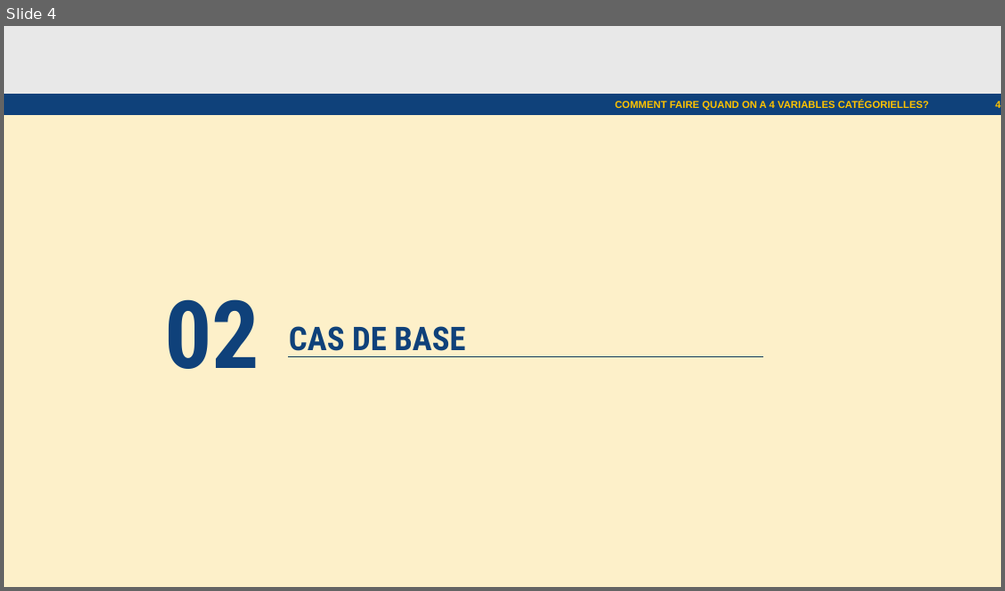
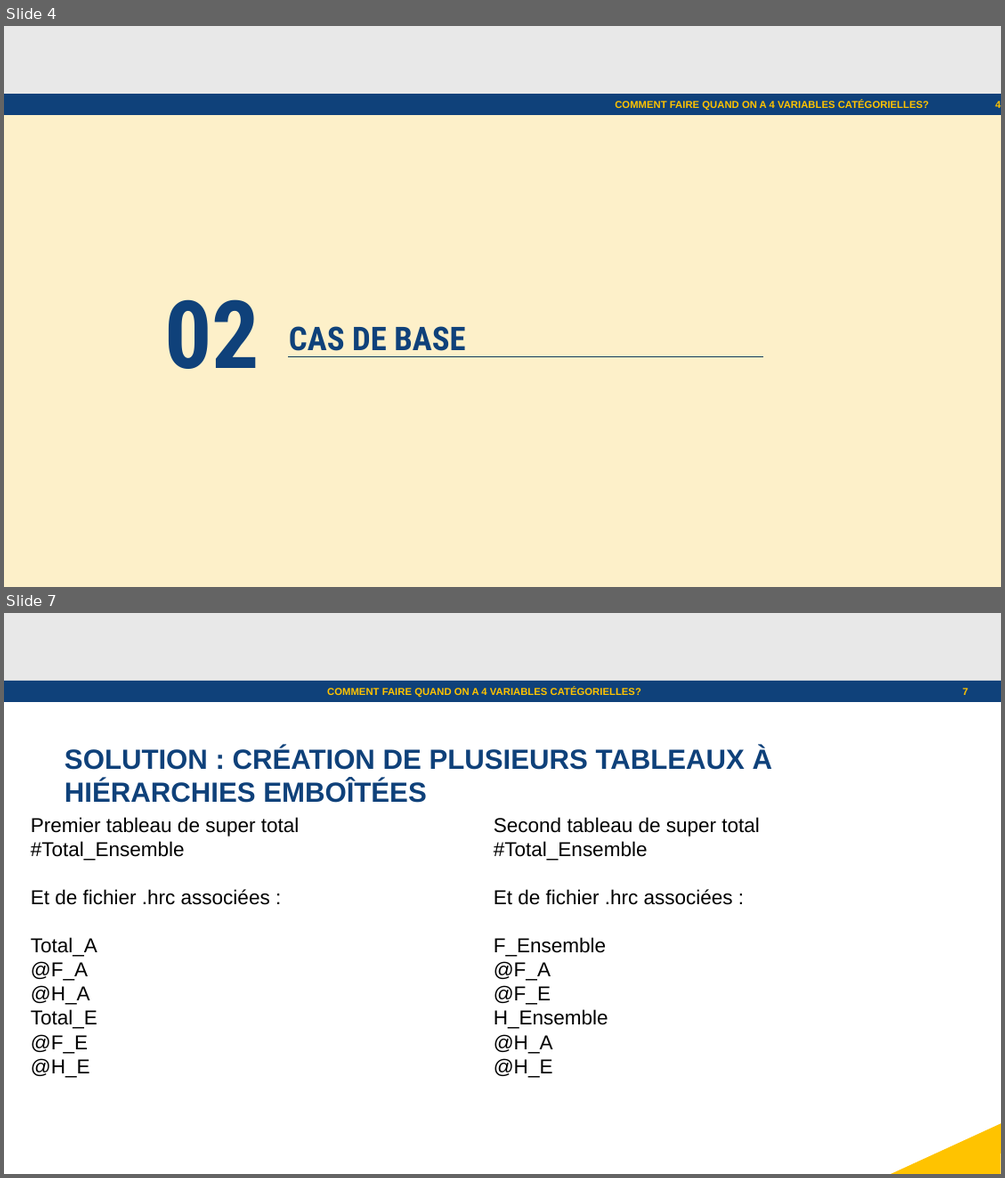
Before and after one commit to julienjamme/stage1A_2023, a slide deck: presentation_mi_parcours.odp. Shown one above the other, each under a label of ours: slide 4 before the commit, slides 4 and 7 after it; the slides between them are not shown. The pictures are 1005x591 and 1005x1178 pixels, drawn with LibreOffice and Linux fonts; fonts in the diff are those of the drawing; background and template pictures are left out. Boxes give left, top, right and bottom in pixels: in the first picture for what was removed or moved away, otherwise in the second. Text is boxed around its words. In the diff, an @@ line names an element or a change of style, - is before the commit and + after.

```diff
--- a/presentation_mi_parcours.odp
+++ b/presentation_mi_parcours.odp
@@ slide 7 added at [4, 613, 1001, 1174], background #FFFFFF; not listed: 2 template elements that a slide beside it also shows @@
@@ text added at [327, 687, 641, 698], 8 pt, text #FFC300, bold @@
+COMMENT FAIRE QUAND ON A 4 VARIABLES CATÉGORIELLES?
@@ page number added at [963, 688, 968, 695], 8 pt, text #FFC300, bold @@
+7
@@ text added at [65, 747, 773, 803], 22.1 pt, text #0F417A, bold @@
+SOLUTION : CRÉATION DE PLUSIEURS TABLEAUX À HIÉRARCHIES EMBOÎTÉES
@@ text added at [31, 817, 299, 1078], 16 pt, text #000000 @@
+Premier tableau de super total
+#Total_Ensemble
+Et de fichier .hrc associées :
+Total_A
+@F_A
+@H_A
+Total_E
+@F_E
+@H_E
@@ text added at [494, 817, 760, 1078], 16 pt, text #000000 @@
+Second tableau de super total
+#Total_Ensemble
+Et de fichier .hrc associées :
+F_Ensemble
+@F_A
+@F_E
+H_Ensemble
+@H_A
+@H_E
@@ right triangle added at [890, 1122, 1001, 1174], fill #FFC300 @@
```
Also in this commit, not shown: 3 slides changed, 3 other slides added.
